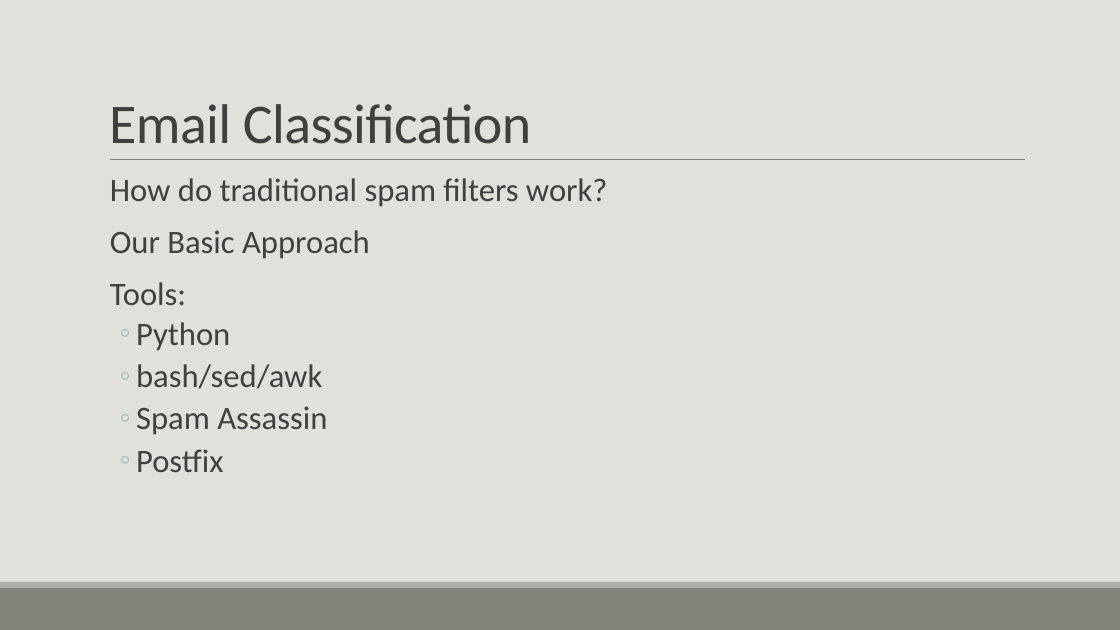
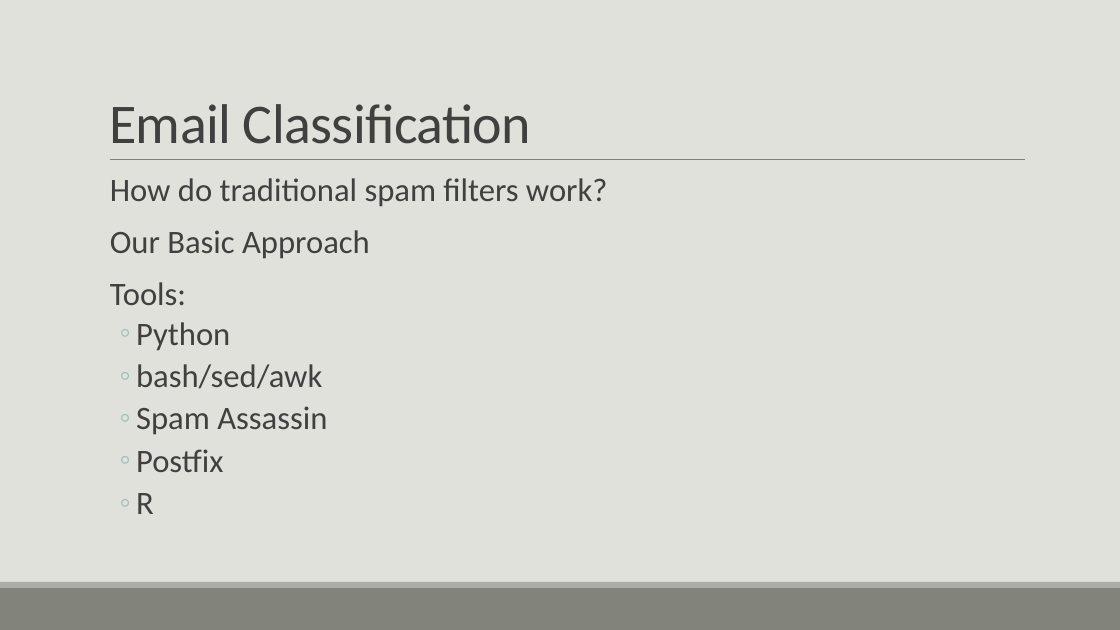
Before and after one commit to bmtober/ec4747-alt, a slide deck: slide 2 of presentation/EC4747Presentation.pptx. Drawn at 1120x630 pixels with LibreOffice and Linux fonts; fonts in the diff are those of the drawing. Boxes give left, top, right and bottom in pixels: in the first picture for what was removed or moved away, otherwise in the second. Text is boxed around its words. In the diff, an @@ line names an element or a change of style, - is before the commit and + after.

```diff
--- a/presentation/EC4747Presentation.pptx
+++ b/presentation/EC4747Presentation.pptx
@@ text at [136, 493, 154, 514]: paragraph added @@
+  ◦ R
```
Also in this commit, not shown: 5 other slides changed, 1 other file.
